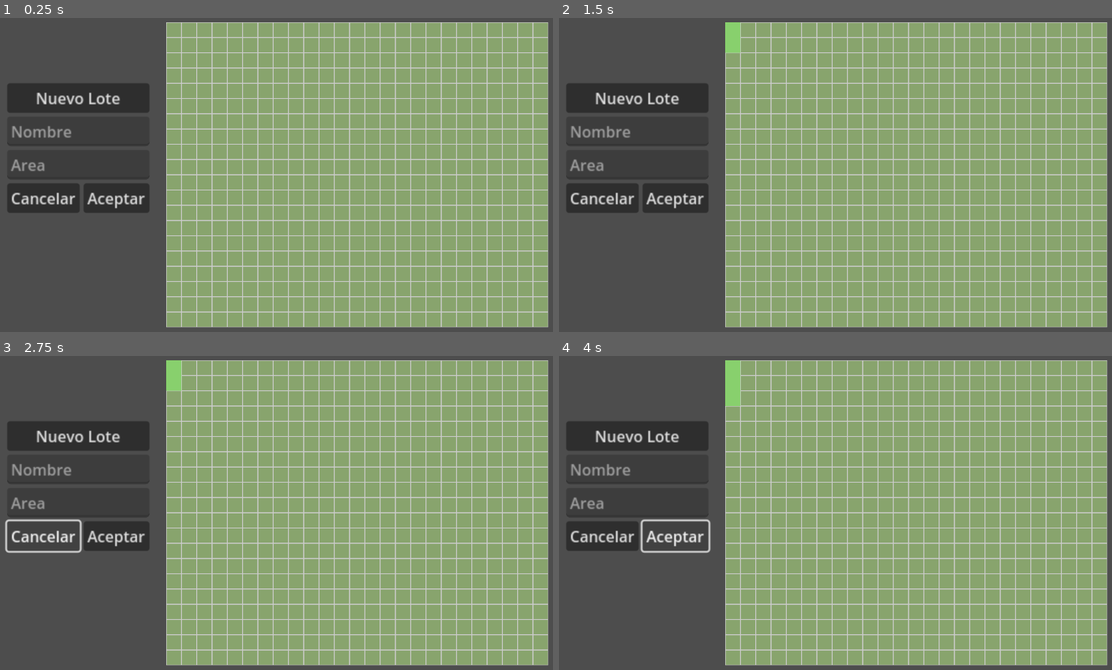
Above: before the commit, frames 1-4 (two rows, left to right).
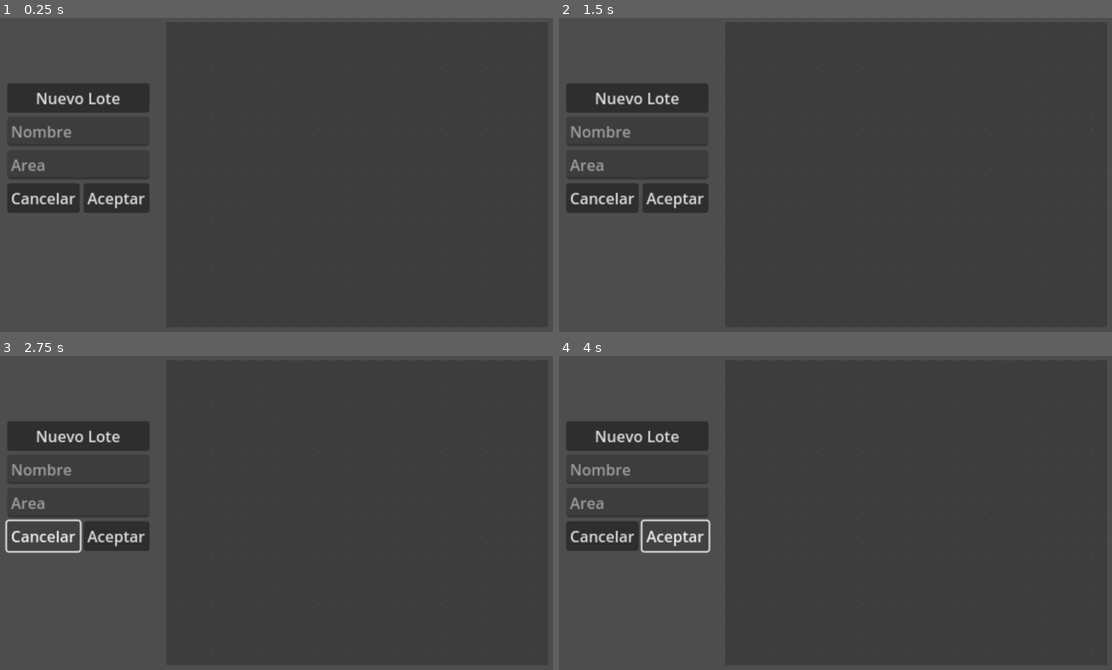
Above: after the commit, the same moments.

Repository: AleMinacori/gringoHelper
Game: Godot game, scene res://Main.tscn
Same seed, same stepped clock (60 frames per second), same inputs: the game is played once before the commit and once after it.
Inputs (mouse positions are in pixels of both pictures, inside the frame that each line leads up to):
- Up to frame 1 (0.25 s): no input
- Up to frame 2 (1.5 s): click (730, 30) at 0.52 s; click (730, 46) at 1.27 s
- Up to frame 3 (2.75 s): click (44, 534) at 2 s, where only the run after the commit has a clickable "Cancelar"
- Up to frame 4 (4 s): click (730, 399) at 2.77 s; click (675, 534) at 3.5 s, where only the run after the commit has a clickable "Aceptar"

The runs differ from the first frame. In frame 1, 67% of the frame differs, in the area x 30-100%, y 1-99%; in frame 2, 67%; in frame 3, 67%; in frame 4, 67%.

Commit message:
creando lotes primer instancia

Diff:
--- a/GringoHelper/CustomTile.gd
+++ b/GringoHelper/CustomTile.gd
@@ -15,10 +15,13 @@
 	set_action_mode(0)
 
 func entered_listener():
-	if Input.is_mouse_button_pressed( 1 ):
-		self.set_pressed(true)
-	if Input.is_mouse_button_pressed( 2 ):
-		self.set_pressed(false)
+	if self.is_disabled():
+		return
+	else:
+		if Input.is_mouse_button_pressed( 1 ):
+			self.set_pressed(true)
+		if Input.is_mouse_button_pressed( 2 ):
+			self.set_pressed(false)
 
 func _toggled(toggled):
 	if toggled:
--- /dev/null
+++ b/GringoHelper/Lote.gd
@@ -0,0 +1,13 @@
+class_name Lote extends BaseButton
+
+var nombre: String = ""
+var area: int = 0
+
+# Called when the node enters the scene tree for the first time.
+func _ready():
+	pass # Replace with function body.
+
+
+# Called every frame. 'delta' is the elapsed time since the previous frame.
+func _process(delta):
+	pass
--- a/GringoHelper/LoteForm.gd
+++ b/GringoHelper/LoteForm.gd
@@ -3,6 +3,7 @@
 @onready var nombre = $HBoxContainer/Nombre
 @onready var area = $HBoxContainer/Area
 @onready var v_box_container = $HBoxContainer/VBoxContainer
+@onready var crear_lote = $"HBoxContainer/CrearLote"
 
 # Called when the node enters the scene tree for the first time.
 func _ready():
@@ -13,6 +14,23 @@
 func _process(delta):
 	pass
 
-func _on_button_pressed():
+func _on_aceptar_pressed():
 	print(nombre.text)
-	pass # Replace with function body.
+	print(area.text)
+	nombre.text = ""
+	area.text = ""
+	nombre.editable = false
+	area.editable = false
+	crear_lote.disabled = false
+
+func _on_cancelar_pressed():
+	nombre.text = ""
+	area.text = ""
+	nombre.editable = false
+	area.editable = false
+	crear_lote.disabled = false
+
+func _on_crear_lote_pressed():
+	nombre.editable = true
+	area.editable = true
+	crear_lote.disabled = true
--- a/GringoHelper/Main.tscn
+++ b/GringoHelper/Main.tscn
@@ -1,13 +1,13 @@
 [gd_scene load_steps=6 format=3 uid="uid://dwvxi5mqbiujd"]
 
-[ext_resource type="Script" path="res://MainScripts/Main.gd" id="1_2o1vb"]
+[ext_resource type="Script" path="res://MainScripts/LoteEdition.gd" id="1_u0q8k"]
 [ext_resource type="Script" path="res://MainScripts/Grid.gd" id="2_jayqm"]
 [ext_resource type="Script" path="res://MainScripts/Camera.gd" id="3_da6jb"]
 [ext_resource type="Script" path="res://LoteForm.gd" id="4_ky7rv"]
 [ext_resource type="Script" path="res://MainScripts/HTTP_TEST.gd" id="4_ty05l"]
 
-[node name="Main" type="Node2D"]
-script = ExtResource("1_2o1vb")
+[node name="LoteEdition" type="Node2D"]
+script = ExtResource("1_u0q8k")
 
 [node name="Grid" type="Node2D" parent="."]
 top_level = true
@@ -40,7 +40,7 @@
 offset_bottom = 348.0
 scale = Vector2(2, 2)
 
-[node name="Crear Lote" type="Button" parent="CanvasLayer/LoteForm/HBoxContainer"]
+[node name="CrearLote" type="Button" parent="CanvasLayer/LoteForm/HBoxContainer"]
 layout_mode = 2
 text = "Nuevo Lote"
 
@@ -74,5 +74,9 @@
 text = "Lote"
 script = ExtResource("4_ty05l")
 
+[connection signal="pressed" from="CanvasLayer/LoteForm/HBoxContainer/CrearLote" to="Grid" method="_on_crear_lote_pressed"]
+[connection signal="pressed" from="CanvasLayer/LoteForm/HBoxContainer/CrearLote" to="CanvasLayer/LoteForm" method="_on_crear_lote_pressed"]
+[connection signal="pressed" from="CanvasLayer/LoteForm/HBoxContainer/VBoxContainer/Cancelar" to="CanvasLayer/LoteForm" method="_on_cancelar_pressed"]
+[connection signal="pressed" from="CanvasLayer/LoteForm/HBoxContainer/VBoxContainer/Aceptar" to="Grid" method="_on_aceptar_pressed"]
+[connection signal="pressed" from="CanvasLayer/LoteForm/HBoxContainer/VBoxContainer/Aceptar" to="CanvasLayer/LoteForm" method="_on_aceptar_pressed"]
 [connection signal="request_completed" from="HTTPRequest" to="HTPP_TEST" method="_on_request_completed"]
-[connection signal="pressed" from="HTPP_TEST" to="HTPP_TEST" method="_on_pressed"]
--- a/GringoHelper/MainScripts/Grid.gd
+++ b/GringoHelper/MainScripts/Grid.gd
@@ -5,12 +5,16 @@
 @export var height: int = 15
 @export var cell_size: int = 32
 
+enum states {DEFAULT, EDITING}
+
 var grid: Dictionary = {}
+var state = states.DEFAULT
+
+var lotes: Array[Lote] = []
 
 func _input(event):
 	if event is InputEventMouseButton:
 		pass
-
 
 func generate_grid():
 	for x in width:
@@ -18,6 +22,7 @@
 			var button = CustomTile.new(str(Vector2(x,y)))
 			button.position = grid_to_world(Vector2(x,y))
 			button.size = Vector2(cell_size, cell_size)
+			button.disabled = true
 			add_child(button)
 			grid[Vector2(x,y)] = button
 
@@ -26,3 +31,30 @@
 
 func world_to_grid(_pos: Vector2) -> Vector2:
 	return floor(_pos / cell_size)
+
+func toggle_state(newState):
+	match newState:
+		states.EDITING:
+			state = states.EDITING
+			toggle_custom_tile_state(false)
+		states.DEFAULT:
+			toggle_custom_tile_state(true)
+			state = states.DEFAULT
+
+func toggle_custom_tile_state(value: bool):
+	for key in grid:
+		grid[key].disabled = value
+
+func _on_crear_lote_pressed():
+	toggle_state(states.EDITING)
+
+func _on_aceptar_pressed():
+	var newLote = false
+	for key in grid:
+		if grid[key].button_pressed and grid[key].text == '':
+			newLote = true
+			grid[key].text = str(lotes.size())
+	if newLote:
+		var lote = Lote.new()
+		lotes.append(lote)
+	toggle_state(states.DEFAULT)
--- /dev/null
+++ b/GringoHelper/MainScripts/LoteEdition.gd
@@ -0,0 +1,6 @@
+extends Node2D
+
+@onready var grid = $Grid
+
+func _ready():
+	grid.generate_grid() # Replace with function body.
